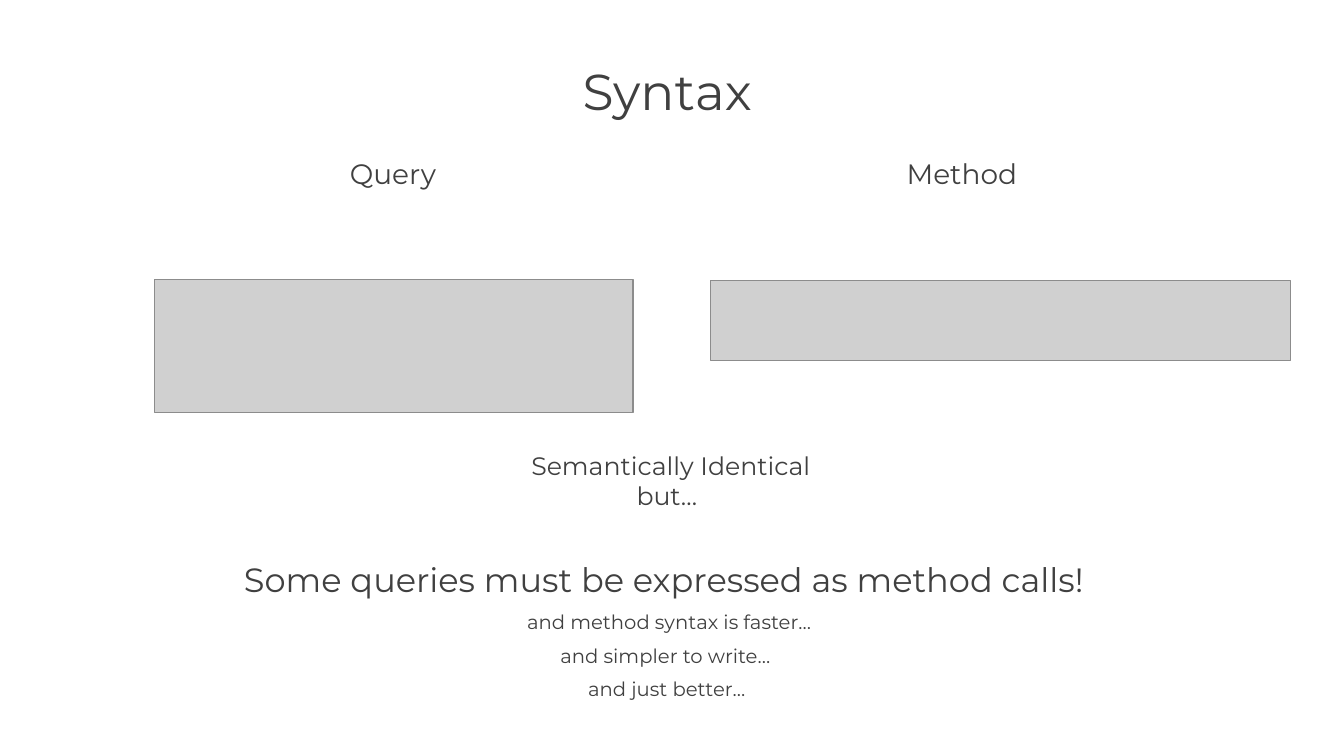
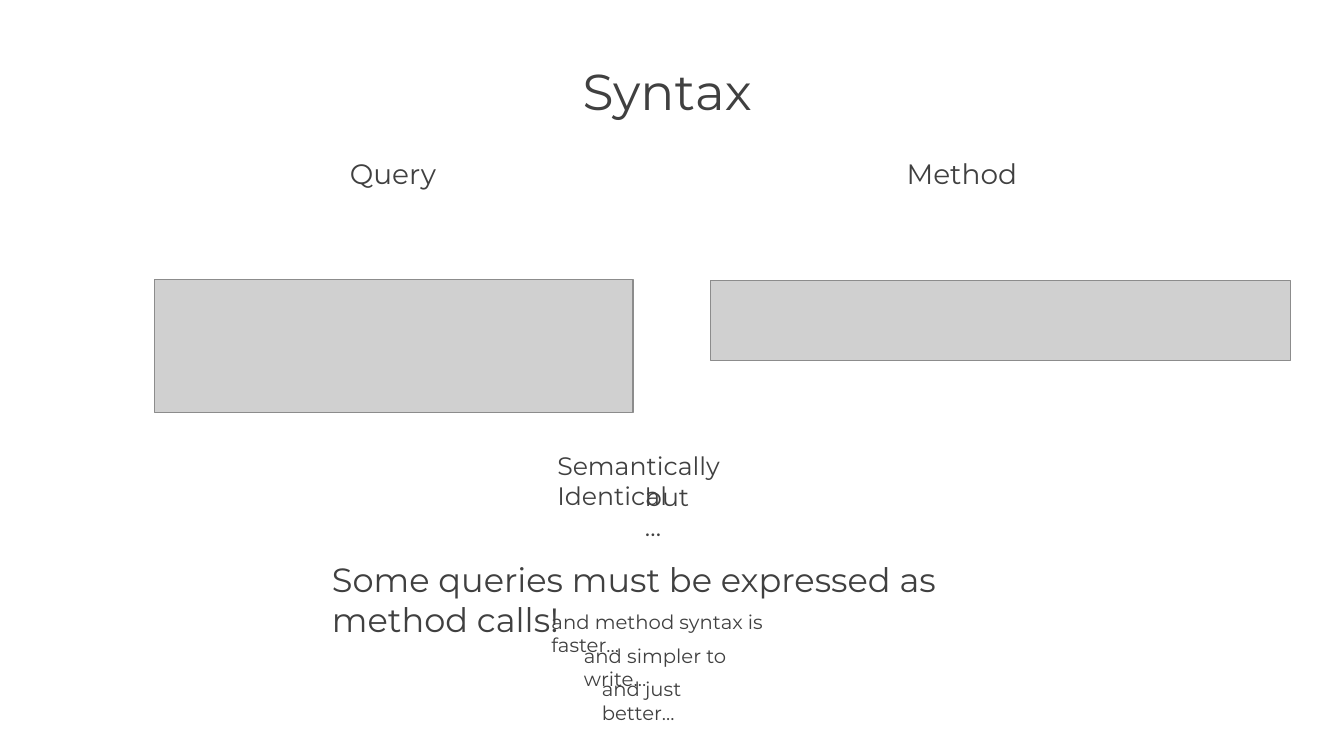
Before and after one commit to ChuckBates/VolcanoLINQ, a slide deck: slide 4 of Slides.pptx. Drawn at 1344x756 pixels with LibreOffice and Linux fonts; fonts in the diff are those of the drawing; grey boxes stand for pictures; background and template pictures are left out. Boxes give left, top, right and bottom in pixels: in the first picture for what was removed or moved away, otherwise in the second. Text is boxed around its words. In the diff, an @@ line names an element or a change of style, - is before the commit and + after.

Commit message:
small tweak to slides

```diff
--- a/Slides.pptx
+++ b/Slides.pptx
@@ text "Semantically Identical" rewrapped from [531,456,810,480] to [557,456,720,506] @@
@@ text "but…" rewrapped from [637,486,698,505] to [645,486,689,506] @@
@@ text "Some queries must be expressed ..." rewrapped from [244,567,1084,599] to [332,567,936,641] @@
@@ text "and method syntax is faster…" rewrapped from [527,614,810,633] to [551,610,763,658] @@
@@ text "and simpler to write…" rewrapped from [560,648,770,667] to [584,643,726,692] @@
@@ text "and just better…" rewrapped from [588,681,746,700] to [602,677,681,720] @@
```
